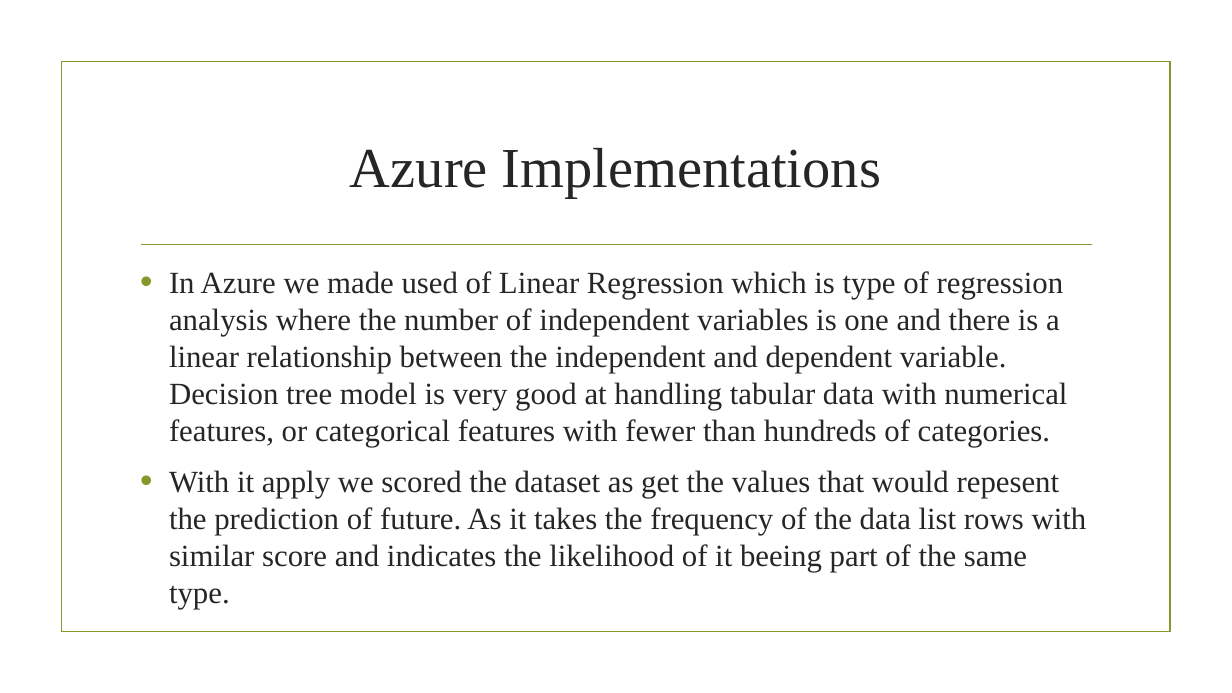
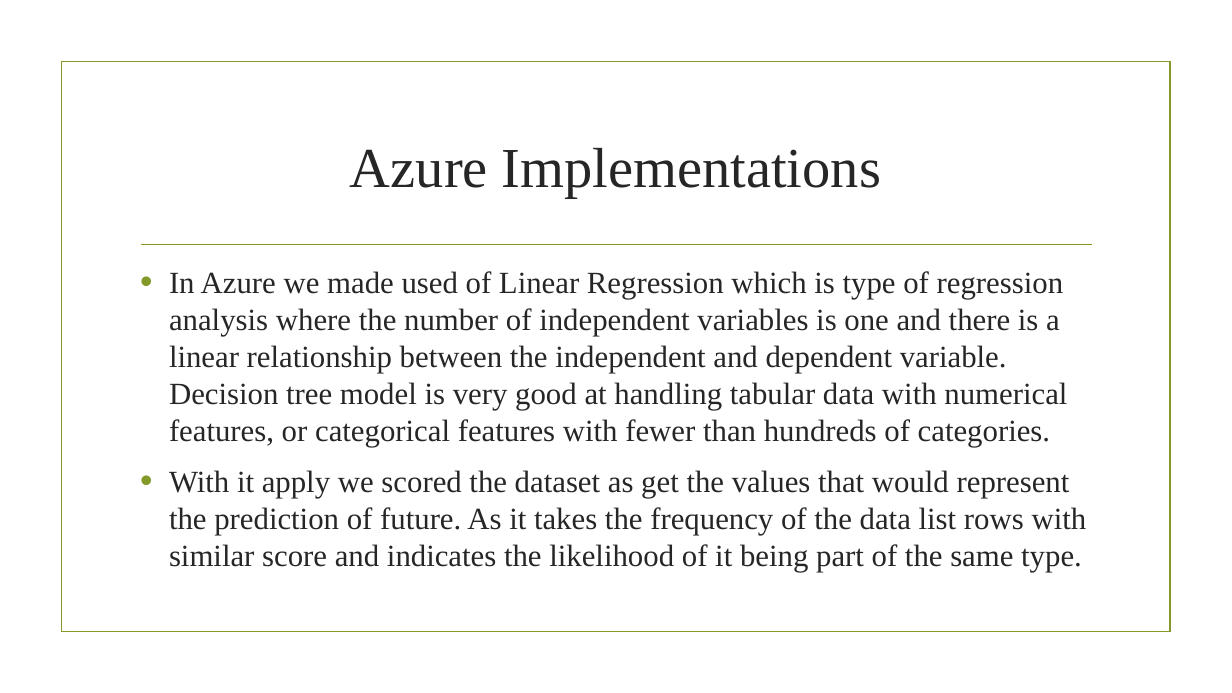
Before and after one commit to GianV77/CIS3200Project, a slide deck: slide 11 of Project/1-CIS3200 Project.pptx. Drawn at 1232x693 pixels with LibreOffice and Linux fonts; fonts in the diff are those of the drawing; background and template pictures are left out. Boxes give left, top, right and bottom in pixels: in the first picture for what was removed or moved away, otherwise in the second. Text is boxed around its words. In the diff, an @@ line names an element or a change of style, - is before the commit and + after.

```diff
--- a/Project/1-CIS3200 Project.pptx
+++ b/Project/1-CIS3200 Project.pptx
@@ text at <box>169,470,1087,572</box>: text changed @@
-• With it apply we scored the dataset as get the values that would repesent the prediction of future. As it takes the frequency of the data list rows with similar score and indicates the likelihood of it beeing part of the same type.
+• With it apply we scored the dataset as get the values that would represent the prediction of future. As it takes the frequency of the data list rows with similar score and indicates the likelihood of it being part of the same type.
```
Also in this commit, not shown: 1 other slide changed.
